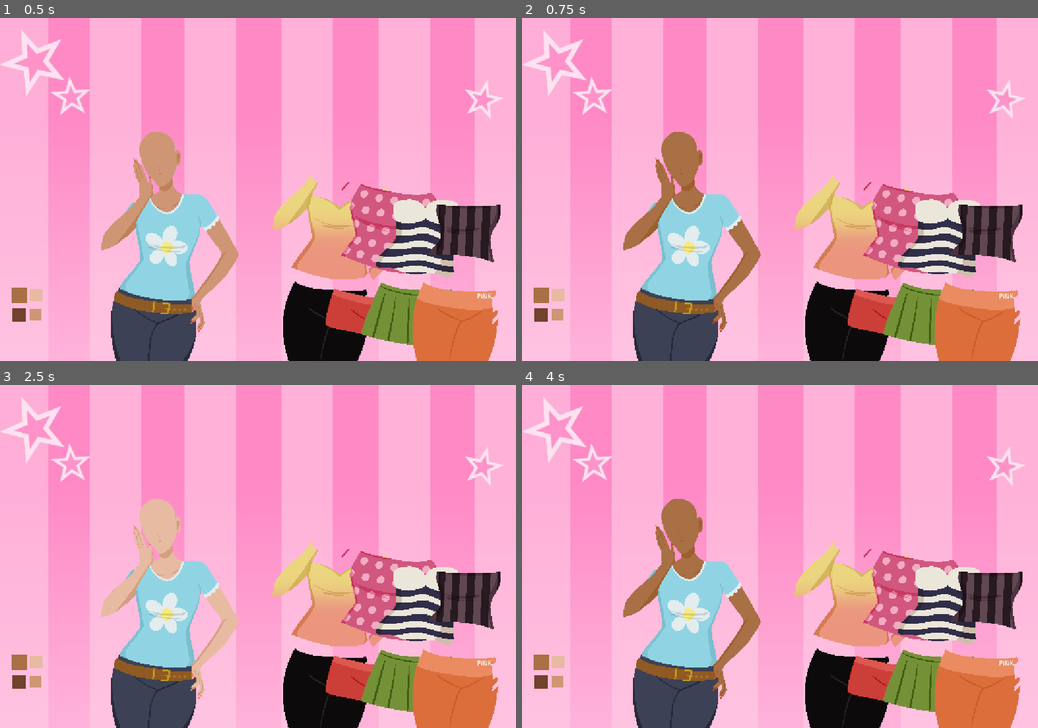
Above: before the commit, frames 1-4 (two rows, left to right).
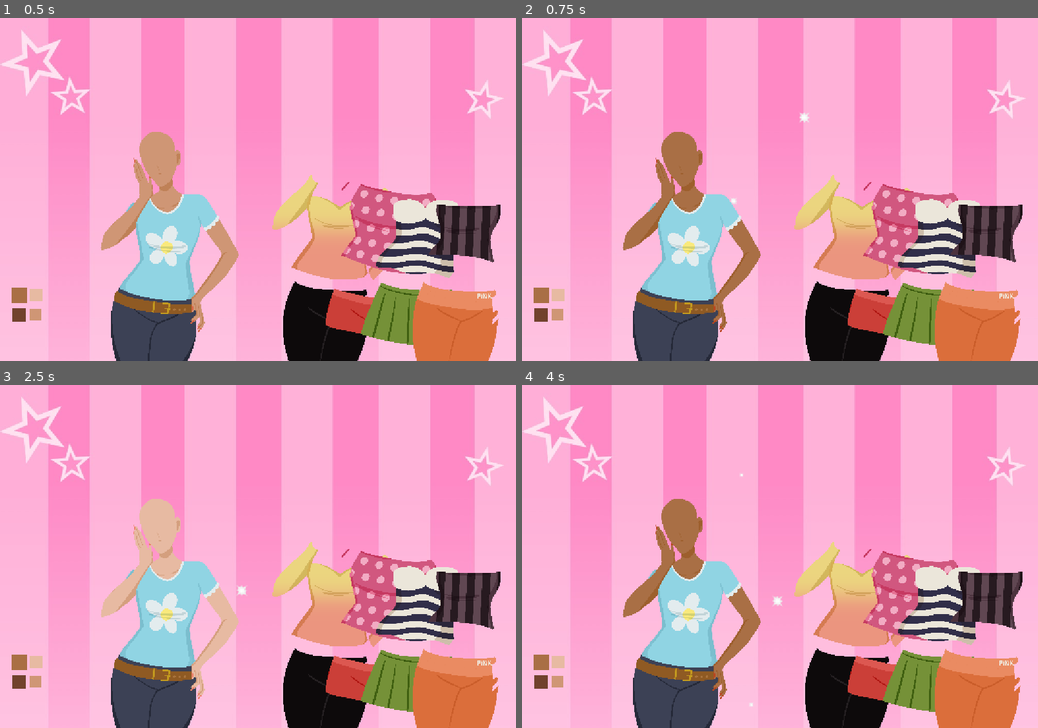
Above: after the commit, the same moments.

Repository: b00kworm4lyf3/ATLS4140-dress-up
Game: Godot game, scene res://main.tscn
The game is run twice, just before and just after one commit, with the same random seed, the same clock (stepped at 60 frames per second) and the same inputs.
Inputs (mouse positions are in pixels of both pictures, inside the frame that each line leads up to):
- Up to frame 1 (0.5 s): no input
- Up to frame 2 (0.75 s): click (542, 295) at 0.5 s
- Up to frame 3 (2.5 s): click (20, 683) at 1.25 s; click (36, 662) at 2 s
- Up to frame 4 (4 s): click (558, 679) at 2.75 s; click (542, 662) at 3.5 s

Frame 1 is identical in both runs. In frame 2, less than 0.1% of the frame differs, in the area x 40-56%, y 27-55%; in frame 3, less than 0.1%; in frame 4, less than 0.1%.

Commit message:
added particle backgrounds

Diff:
--- a/main.tscn
+++ b/main.tscn
@@ -3,6 +3,7 @@
 [ext_resource type="Texture2D" uid="uid://cbgsrhv7vn2cy" path="res://assets/skin_tones/brown_skin.png" id="1_ig7tw"]
 [ext_resource type="Texture2D" uid="uid://cvag3f2r6tick" path="res://assets/background/game_bg.jpg" id="1_vivmo"]
 [ext_resource type="PackedScene" uid="uid://dmyk266ahglcf" path="res://assets/clothing/jeans.tscn" id="2_0xm2m"]
+[ext_resource type="Texture2D" uid="uid://byvumhbn3ldv8" path="res://assets/background/sparkles.png" id="2_2cqfq"]
 [ext_resource type="PackedScene" uid="uid://cnhpgirvlyyi3" path="res://assets/clothing/tshirt.tscn" id="3_h2yge"]
 [ext_resource type="PackedScene" uid="uid://dmpbi3qlou5ds" path="res://assets/clothing/corset.tscn" id="4_1bvp3"]
 [ext_resource type="PackedScene" uid="uid://bsa4decfmad32" path="res://assets/clothing/leggings.tscn" id="5_lquwl"]
@@ -16,6 +17,12 @@
 [ext_resource type="Texture2D" uid="uid://dhag0u0woh2rm" path="res://assets/skin_tones/medium_skin.png" id="13_vivmo"]
 [ext_resource type="Texture2D" uid="uid://ju62kdg81c7y" path="res://assets/skin_tones/light_skin.png" id="14_2cqfq"]
 
+[sub_resource type="CanvasItemMaterial" id="CanvasItemMaterial_nwoa8"]
+particles_animation = true
+particles_anim_h_frames = 8
+particles_anim_v_frames = 4
+particles_anim_loop = false
+
 [sub_resource type="SpriteFrames" id="SpriteFrames_gmbx4"]
 animations = [{
 "frames": [{
@@ -90,6 +97,20 @@
 position = Vector2(0, 125)
 scale = Vector2(1.18, 1.18)
 texture = ExtResource("1_vivmo")
+
+[node name="CPUParticles2D" type="CPUParticles2D" parent="." unique_id=1989285198]
+material = SubResource("CanvasItemMaterial_nwoa8")
+position = Vector2(37, -57)
+scale = Vector2(6.920001, 3.720001)
+amount = 16
+texture = ExtResource("2_2cqfq")
+emission_shape = 1
+emission_sphere_radius = 103.02
+spread = 120.75
+gravity = Vector2(0, 0)
+scale_amount_min = 1.5
+scale_amount_max = 2.0
+anim_speed_max = 0.3
 
 [node name="model" type="AnimatedSprite2D" parent="." unique_id=765618600]
 unique_name_in_owner = true
